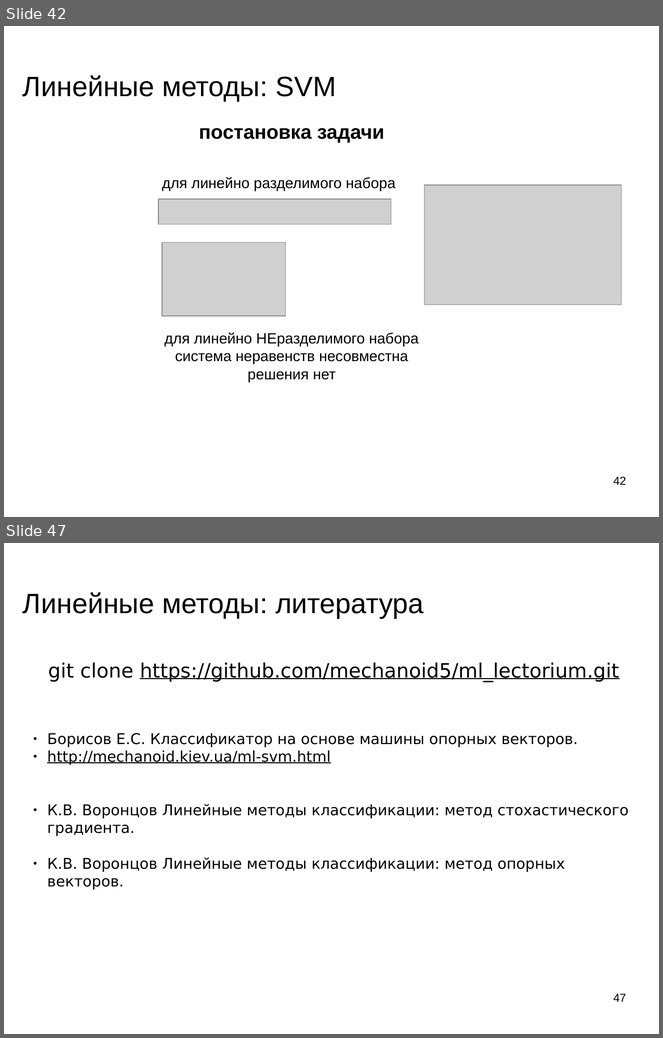
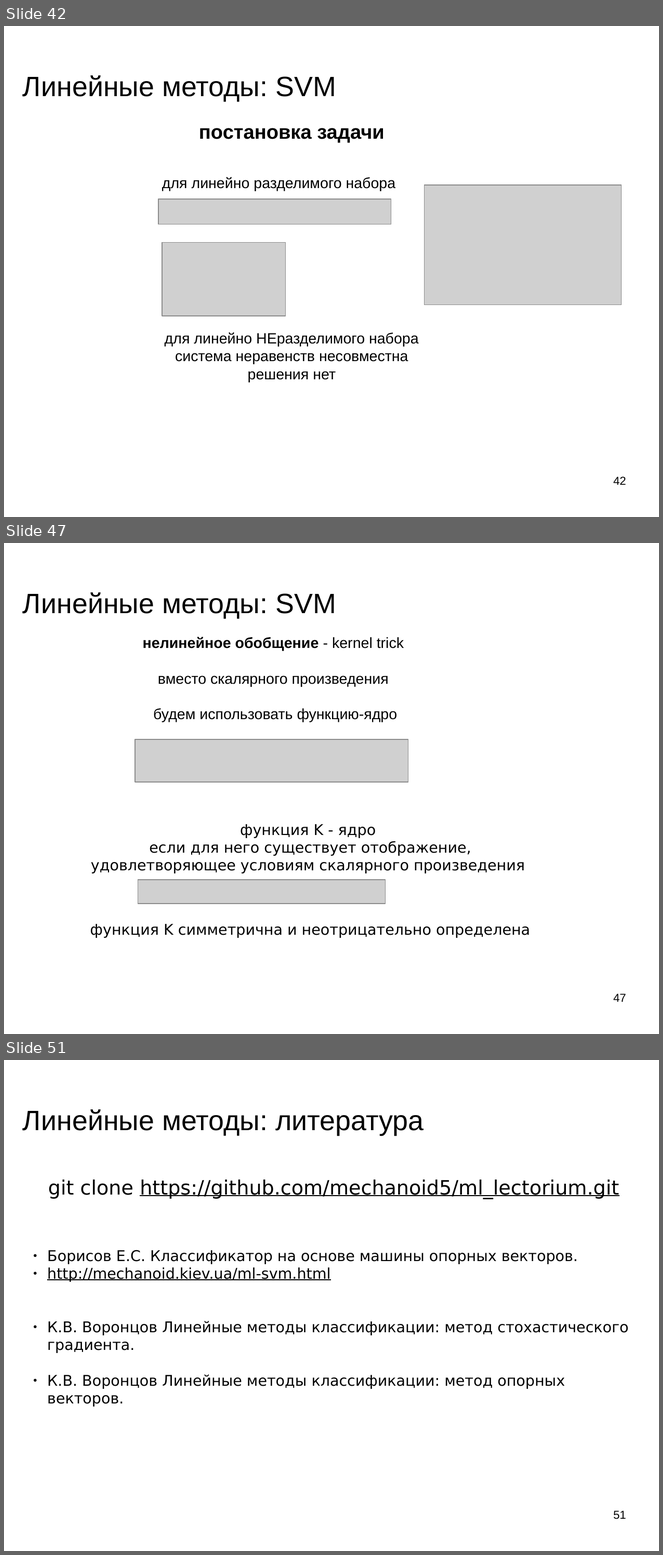
Before and after one commit to mechanoid5/ml_lectorium_legacy, a slide deck: 09-linear.odp. Shown one above the other, each under a label of ours: slides 42 and 47 before the commit, slides 42, 47 and 51 after it; the slides between them are not shown. The pictures are 663x1038 and 663x1555 pixels, drawn with LibreOffice and Linux fonts; fonts in the diff are those of the drawing; grey boxes stand for pictures; background and template pictures are left out. Boxes give left, top, right and bottom in pixels: in the first picture for what was removed or moved away, otherwise in the second. Text is boxed around its words. In the diff, an @@ line names an element or a change of style, - is before the commit and + after.

```diff
--- a/09-linear.odp
+++ b/09-linear.odp
@@ slide 47 added at (4, 543, 659, 1034), background picture (left out) @@
@@ title added at (23, 592, 336, 618), 33.9 pt, text #000000 @@
+Линейные методы: SVM
@@ text added at (143, 637, 404, 722), 18 pt, text #000000 @@
+нелинейное обобщение - kernel trick
+вместо скалярного произведения
+будем использовать функцию-ядро
@@ picture added at (135, 740, 408, 783) @@
@@ text added at (91, 824, 525, 874), 18 pt, text #000000 @@
+функция K - ядро
+если для него существует отображение,
+удовлетворяющее условиям скалярного произведения
@@ picture added at (138, 880, 385, 904) @@
@@ text added at (90, 924, 530, 938), 18 pt, text #000000 @@
+функция K симметрична и неотрицательно определена
@@ page number added at (613, 994, 626, 1002), 14 pt, text #000000 @@
+47
@@ what was slide 47 is now slide 51 @@
@@ page number at (613, 1511, 626, 1520): text changed @@
-47
+51
```
Also in this commit, not shown: 4 slides changed, 4 other slides added, 1 slide removed, 1 other file.
